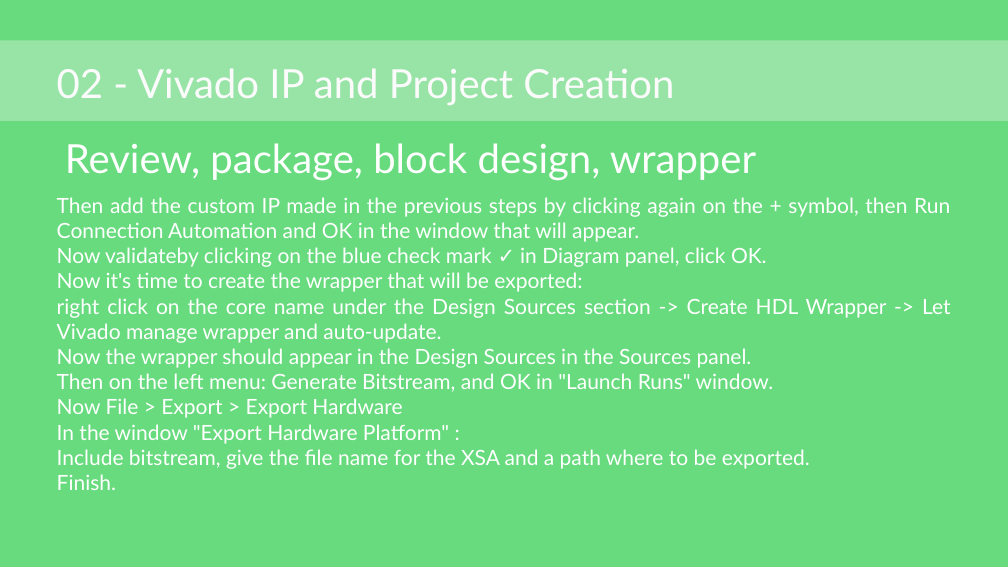
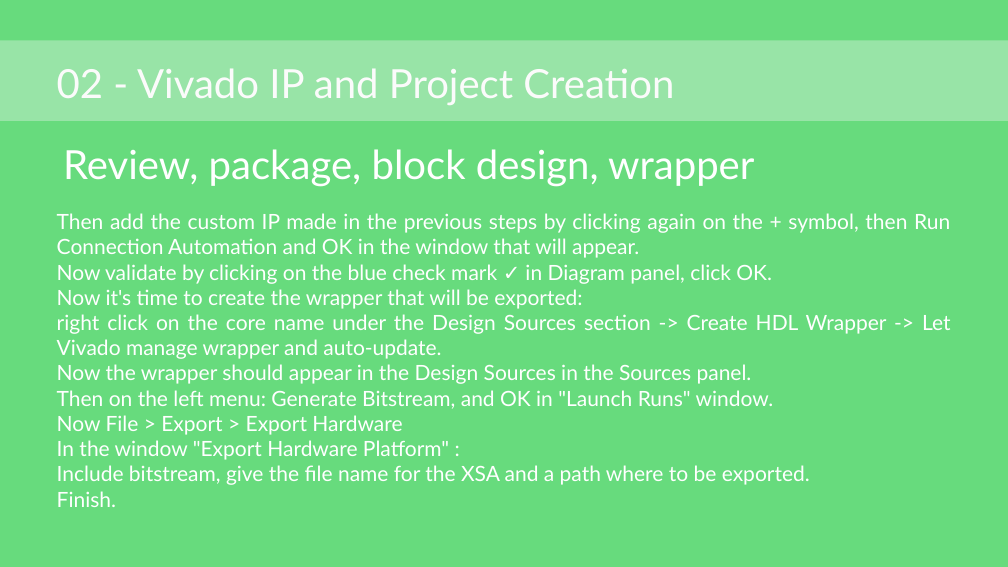
Before and after one commit to japanninja74/OS_aes-cryptocore-driver, a slide deck: slide 15 of docs/presentation.pptx. Drawn at 1008x567 pixels with LibreOffice and Linux fonts; fonts in the diff are those of the drawing. Boxes give left, top, right and bottom in pixels: in the first picture for what was removed or moved away, otherwise in the second. Text is boxed around its words. In the diff, an @@ line names an element or a change of style, - is before the commit and + after.

```diff
--- a/docs/presentation.pptx
+++ b/docs/presentation.pptx
@@ text "Review, package, block design, wrapper": place and size @@
-text "Review, package, block design, wrapper" at bbox=[65, 143, 756, 181]
+text "Review, package, block design, wrapper" at bbox=[63, 149, 754, 187]
@@ text "Then add the custom IP ...": place and size @@
-text "Then add the custom IP ..." at bbox=[57, 197, 951, 490]
+text "Then add the custom IP ..." at bbox=[57, 213, 951, 507]
@@ text at bbox=[57, 264, 772, 284]: spaces changed @@
-Now validateby clicking on the blue check mark ✓ in Diagram panel, click OK.
+Now validate by clicking on the blue check mark ✓ in Diagram panel, click OK.
```
Also in this commit, not shown: 20 other slides changed, 3 slides added, 2 slides removed, 1 other file.
